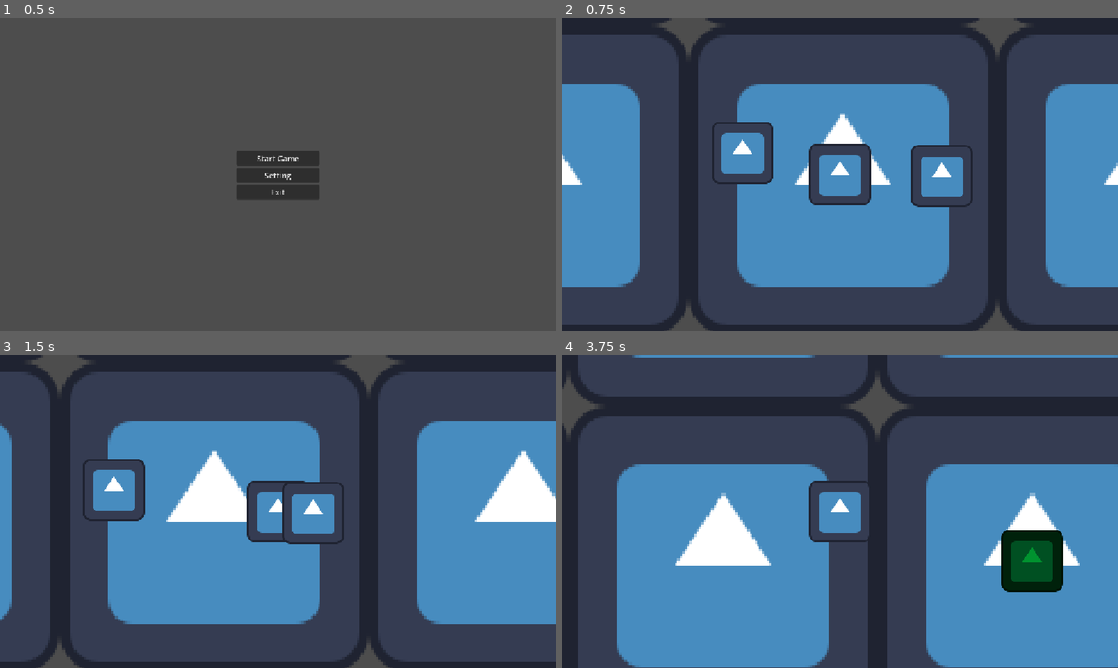
Above: before the commit, frames 1-4 (two rows, left to right).
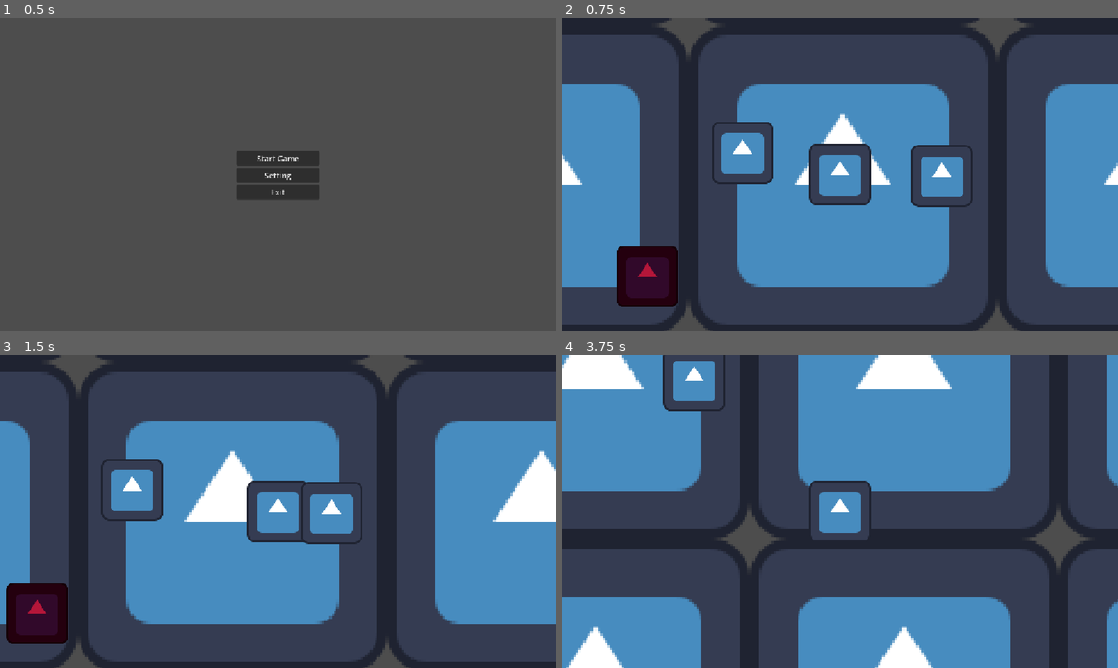
Above: after the commit, the same moments.

Repository: Yatagarasu163/Mini-Jame-Gam-59
Game: Godot game, scene res://Scenes/titlescreen.tscn
The game is run twice, just before and just after one commit, with the same random seed, the same clock (stepped at 60 frames per second) and the same inputs. The engine's default icon, where the game draws it, is replaced by a stand-in: a white triangle on a blue panel in a dark square.
Inputs:
- Up to frame 1 (0.5 s): no input
- Up to frame 2 (0.75 s): click "Start Game" at 0.5 s
- Up to frame 3 (1.5 s): tap Enter at 1.25 s; hold D (move_right) from 1.28 s (still down); tap E (interact) at 1.35 s
- Up to frame 4 (3.75 s): tap Space (mash_space) at 2 s; release D (move_right) at 2.03 s; hold S (move_down) 2.03-2.78 s; tap E (interact) at 2.1, 3.05 s; hold D (move_right) 2.78-3.53 s; tap F (mash_f) at 2.85 s; hold W (move_up) from 3.53 s (still down); tap Q (mash_q) at 3.6 s

Frame 1 is identical in both runs. In frame 2, 2.1% of the frame differs, in the area x 9-21%, y 72-93%; in frame 3, 26%; in frame 4, 74%, in the area x 0-100%, y 0-100%.

Commit message:
fixed something

Diff:
--- a/Code-y Bits/factory_spawner.gd
+++ b/Code-y Bits/factory_spawner.gd
@@ -25,7 +25,7 @@
 			current_room.position = Vector2(new_x * x_multiplier, new_y * y_multiplier)
 			all_rooms.append(current_room)
 			add_child(current_room)
-	for i in range(5):
+	for i in range(4):
 		var selected_room_index = randi() % len(all_rooms)
 		all_rooms[selected_room_index].generate(i)
 		all_rooms.remove_at(selected_room_index)
--- a/Prefabs/player.tscn
+++ b/Prefabs/player.tscn
@@ -21,7 +21,6 @@
 
 [node name="Player" type="CharacterBody2D" unique_id=1723161328]
 script = ExtResource("1_y6xdh")
-_speed = 1000.0
 
 [node name="CollisionShape2D" type="CollisionShape2D" parent="." unique_id=1723264578]
 shape = SubResource("CircleShape2D_op1xx")
--- a/Scenes/main_game.tscn
+++ b/Scenes/main_game.tscn
@@ -7,6 +7,15 @@
 [ext_resource type="Script" uid="uid://brw3klbb2dtxv" path="res://Code-y Bits/Health.gd" id="4_mgc0q"]
 [ext_resource type="Script" uid="uid://bij4x7ec50bix" path="res://Code-y Bits/machineInteraction.gd" id="5_6y7pd"]
 [ext_resource type="PackedScene" uid="uid://cvrejer7q53ep" path="res://Prefabs/test_enemy.tscn" id="7_6y7pd"]
+[ext_resource type="Script" uid="uid://lvcpmi2l4wa3" path="res://Code-y Bits/tomato_collection.gd" id="9_73nn6"]
+
+[sub_resource type="RectangleShape2D" id="RectangleShape2D_xrivr"]
+size = Vector2(128, 129)
+
+[sub_resource type="CircleShape2D" id="CircleShape2D_njqwk"]
+
+[sub_resource type="RectangleShape2D" id="RectangleShape2D_13qdw"]
+size = Vector2(148, 127)
 
 [node name="Main Game" type="Node2D" unique_id=425826221]
 
@@ -20,7 +29,11 @@
 [node name="Health" type="Node" parent="Player" unique_id=2145005945]
 script = ExtResource("4_mgc0q")
 
-[node name="HurtBox2" type="Area2D" parent="Player" unique_id=1753241642]
+[node name="HurtBox" type="Area2D" parent="Player" unique_id=1753241642]
+
+[node name="CollisionShape2D" type="CollisionShape2D" parent="Player/HurtBox" unique_id=161778912]
+position = Vector2(0, -0.5)
+shape = SubResource("RectangleShape2D_xrivr")
 
 [node name="Interaction" type="Node" parent="Player" unique_id=191862313]
 script = ExtResource("5_6y7pd")
@@ -33,3 +46,52 @@
 
 [node name="TestEnemy" parent="." unique_id=1308011806 instance=ExtResource("7_6y7pd")]
 position = Vector2(205, -9)
+
+[node name="TomatoCollection" type="Node2D" parent="." unique_id=1576988108 node_paths=PackedStringArray("collectionProgressBar", "freshTomato")]
+position = Vector2(-405, 199)
+script = ExtResource("9_73nn6")
+collectionTime = 1.0
+collectionProgressBar = NodePath("TomatoCollectionProgressBar")
+freshTomato = NodePath("OutputPoint/FreshTomato")
+
+[node name="Sprite2D" type="Sprite2D" parent="TomatoCollection" unique_id=296930026]
+modulate = Color(0.7051975, 0.09830607, 0.22591418, 1)
+texture = ExtResource("4_6j5ir")
+
+[node name="TomatoCollectionProgressBar" type="ProgressBar" parent="TomatoCollection" unique_id=1895463317]
+anchors_preset = 15
+anchor_right = 1.0
+anchor_bottom = 1.0
+offset_left = -60.0
+offset_top = -100.0
+offset_right = 70.0
+offset_bottom = -73.0
+grow_horizontal = 2
+grow_vertical = 2
+
+[node name="OutputPoint" type="Node2D" parent="TomatoCollection" unique_id=331756793]
+position = Vector2(-87, -4)
+
+[node name="FreshTomato" type="Area2D" parent="TomatoCollection/OutputPoint" unique_id=154625256]
+visible = false
+
+[node name="Sprite2D" type="Sprite2D" parent="TomatoCollection/OutputPoint/FreshTomato" unique_id=2137454391]
+modulate = Color(0.703298, 0.08088096, 0.23440266, 1)
+scale = Vector2(0.3, 0.3)
+texture = ExtResource("4_6j5ir")
+
+[node name="CollisionShape2D" type="CollisionShape2D" parent="TomatoCollection/OutputPoint/FreshTomato" unique_id=366727308]
+scale = Vector2(3, 3)
+shape = SubResource("CircleShape2D_njqwk")
+
+[node name="InteractionArea" type="Area2D" parent="TomatoCollection" unique_id=489097844]
+
+[node name="CollisionShape2D" type="CollisionShape2D" parent="TomatoCollection/InteractionArea" unique_id=433711561]
+scale = Vector2(2, 2)
+shape = SubResource("RectangleShape2D_13qdw")
+
+[connection signal="body_entered" from="Player/HurtBox" to="Player" method="_on_hurt_box_body_entered"]
+[connection signal="body_entered" from="TomatoCollection/OutputPoint/FreshTomato" to="TomatoCollection" method="_on_fresh_tomato_body_entered"]
+[connection signal="body_exited" from="TomatoCollection/OutputPoint/FreshTomato" to="TomatoCollection" method="_on_fresh_tomato_body_exited"]
+[connection signal="body_entered" from="TomatoCollection/InteractionArea" to="TomatoCollection" method="_on_interaction_area_body_entered"]
+[connection signal="body_exited" from="TomatoCollection/InteractionArea" to="TomatoCollection" method="_on_interaction_area_body_exited"]
